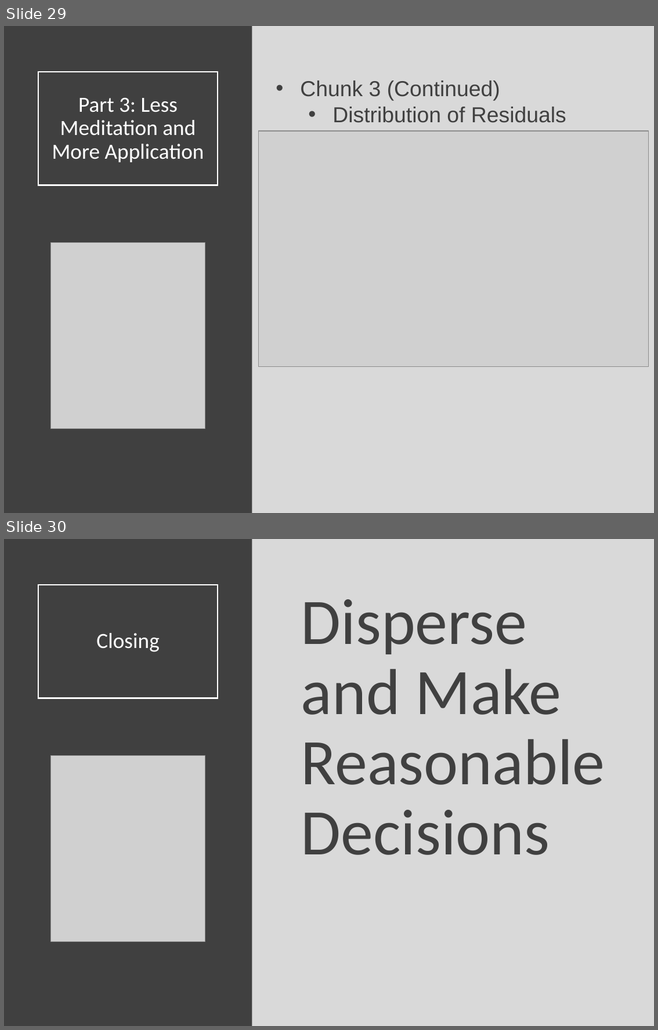
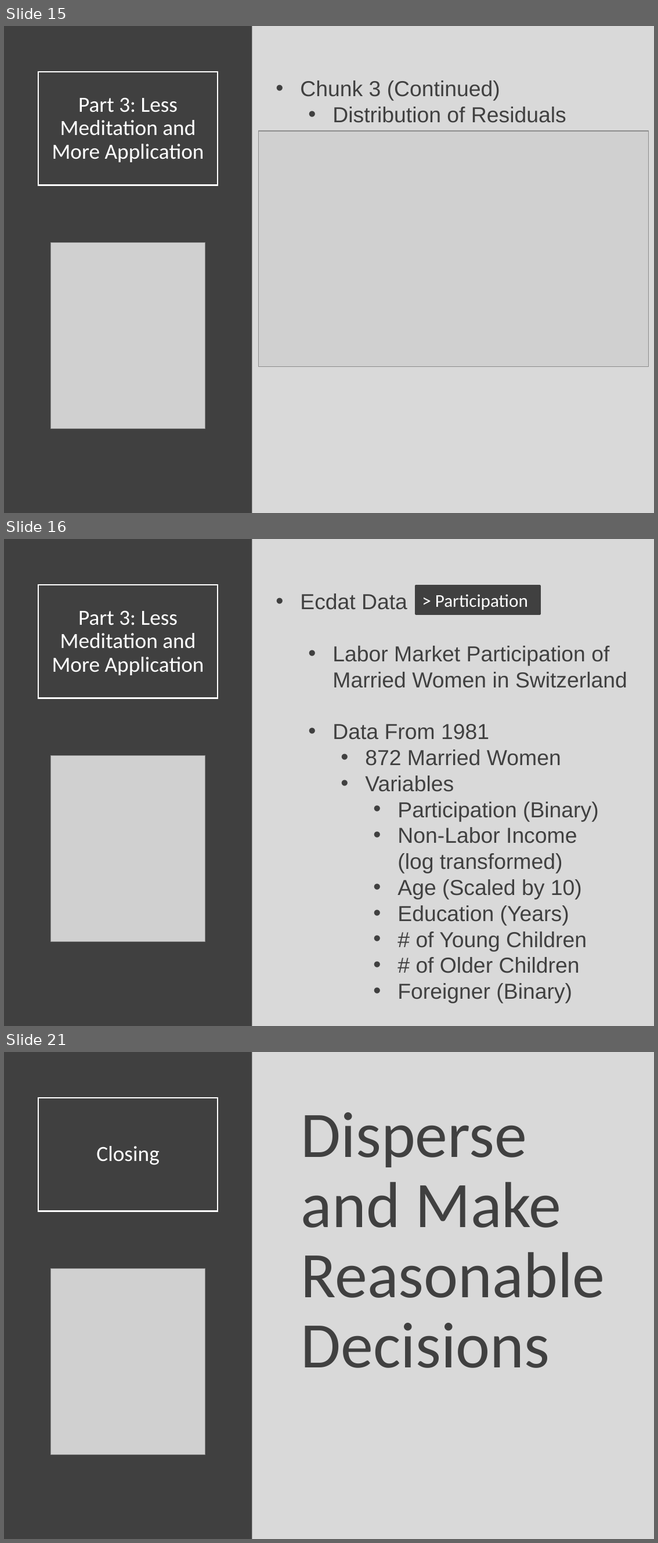
Before and after one commit to Yixf-Self/STOR320_WEBSITE, a slide deck: Lecture/Lecture 31/Lecture 31.pptx. Shown one above the other, each under a label of ours: slides 29 and 30 before the commit, slides 15, 16 and 21 after it; the slides between them are not shown. The pictures are 658x1030 and 658x1543 pixels, drawn with LibreOffice and Linux fonts; fonts in the diff are those of the drawing; grey boxes stand for pictures. Boxes give left, top, right and bottom in pixels: in the first picture for what was removed or moved away, otherwise in the second. Text is boxed around its words. In the diff, an @@ line names an element or a change of style, - is before the commit and + after.

```diff
--- a/Lecture/Lecture 31/Lecture 31.pptx
+++ b/Lecture/Lecture 31/Lecture 31.pptx
@@ slide 16 added at [4,539,654,1026], background #D9D9D9 @@
@@ rectangle added at [4,539,252,1026], fill #404040 @@
@@ title added at [38,584,217,698], outline #FFFFFF 1.5 pt, 24 pt, text #FFFFFF @@
+Part 3: Less Meditation and More Application
@@ rectangle added at [415,586,540,614], fill #404040, outline #404040 2 pt, 20 pt, text #FFFFFF @@
+> Participation
@@ text added at [300,594,627,1004], 24 pt, text #404040 @@
+• Ecdat Data
+  • Labor Market Participation of Married Women in Switzerland
+  • Data From 1981
+    • 872 Married Women
+    • Variables
+      • Participation (Binary)
+      • Non-Labor Income (log transformed)
+      • Age (Scaled by 10)
+      • Education (Years)
+      • # of Young Children
+      • # of Older Children
+      • Foreigner (Binary)
@@ picture added at [51,755,205,942] @@
@@ what was slide 29 is now slide 15 @@
@@ what was slide 30 is now slide 21 @@
```
Also in this commit, not shown: 5 slides changed, 6 other slides added, 16 slides removed, 6 other files.
